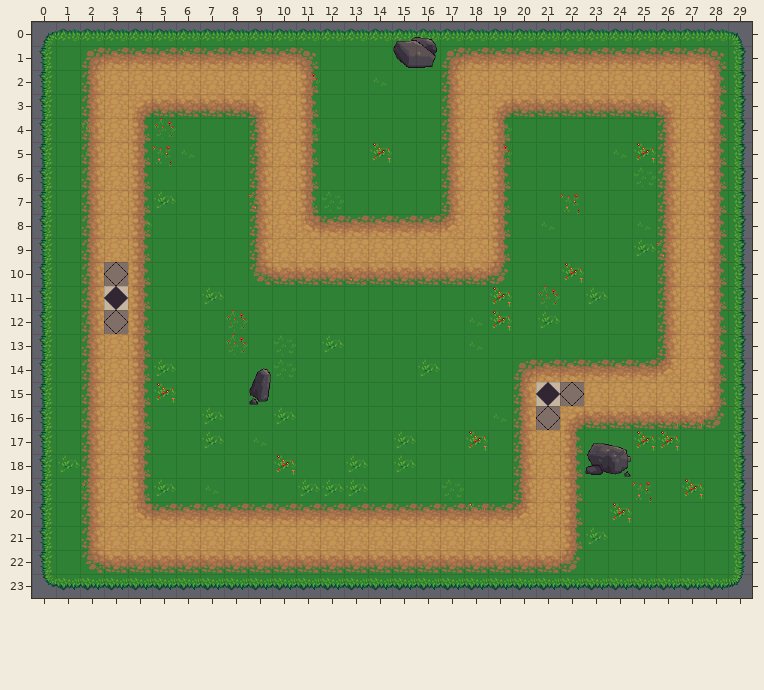
Two versions of a level (Tiled map, WordArena/android/assets/tiledmaps/game.tmx). The first picture shows the starting point.
Cells are 32x32 px. Shown: x 0..29, y 0..23.
The result:
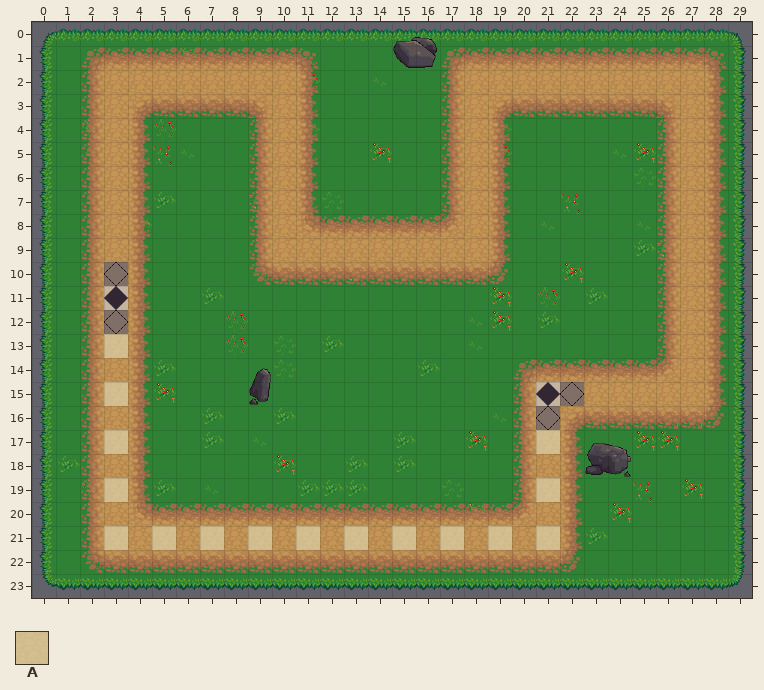
Key: from "Terrain": A 423.
_ is an empty cell.
Tiles of an added or newly shown layer are drawn over the layers below it.
See-through tiles are keyed as they look on the map.
From old to new:
Layer "Damier" (added):
y 13: x 3 _ -> A
y 15: x 3 _ -> A
y 17: x 3 _ -> A; x 21 _ -> A
y 19: x 3 _ -> A; x 21 _ -> A
y 21: x 3 _ -> A; x 5 _ -> A; x 7 _ -> A; x 9 _ -> A; x 11 _ -> A; x 13 _ -> A; x 15 _ -> A; x 17 _ -> A; x 19 _ -> A; x 21 _ -> A
